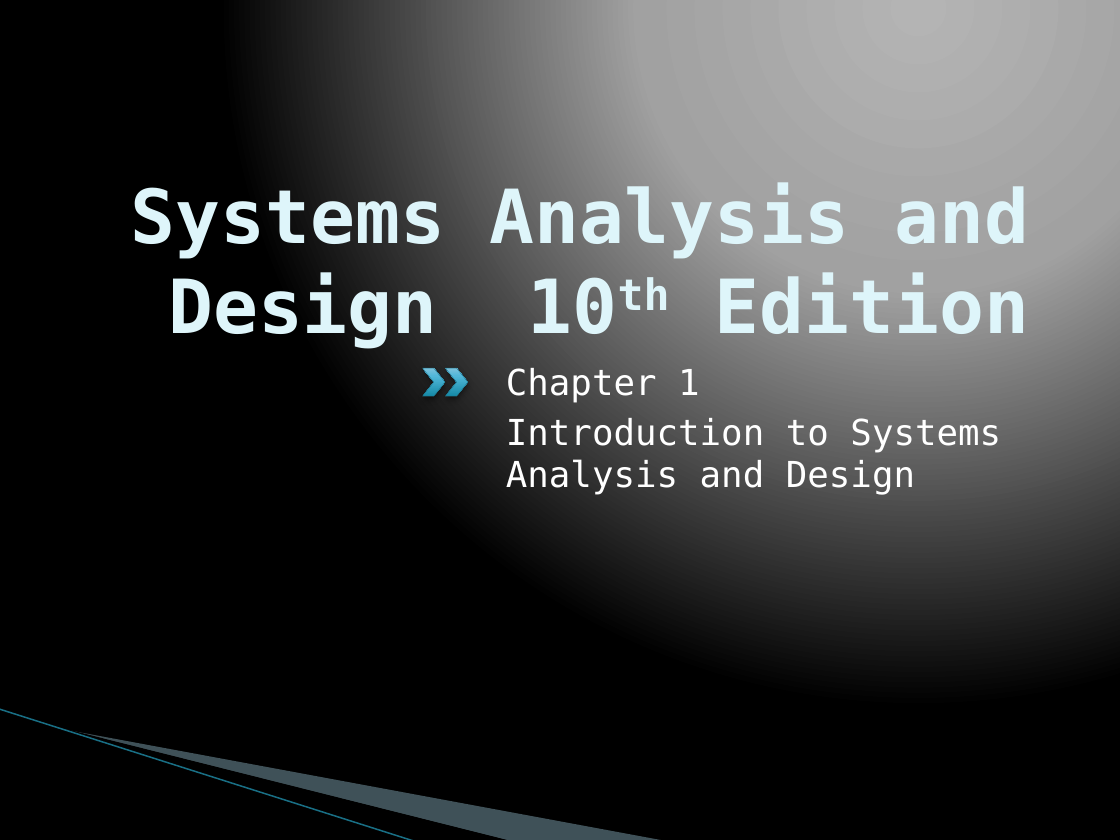
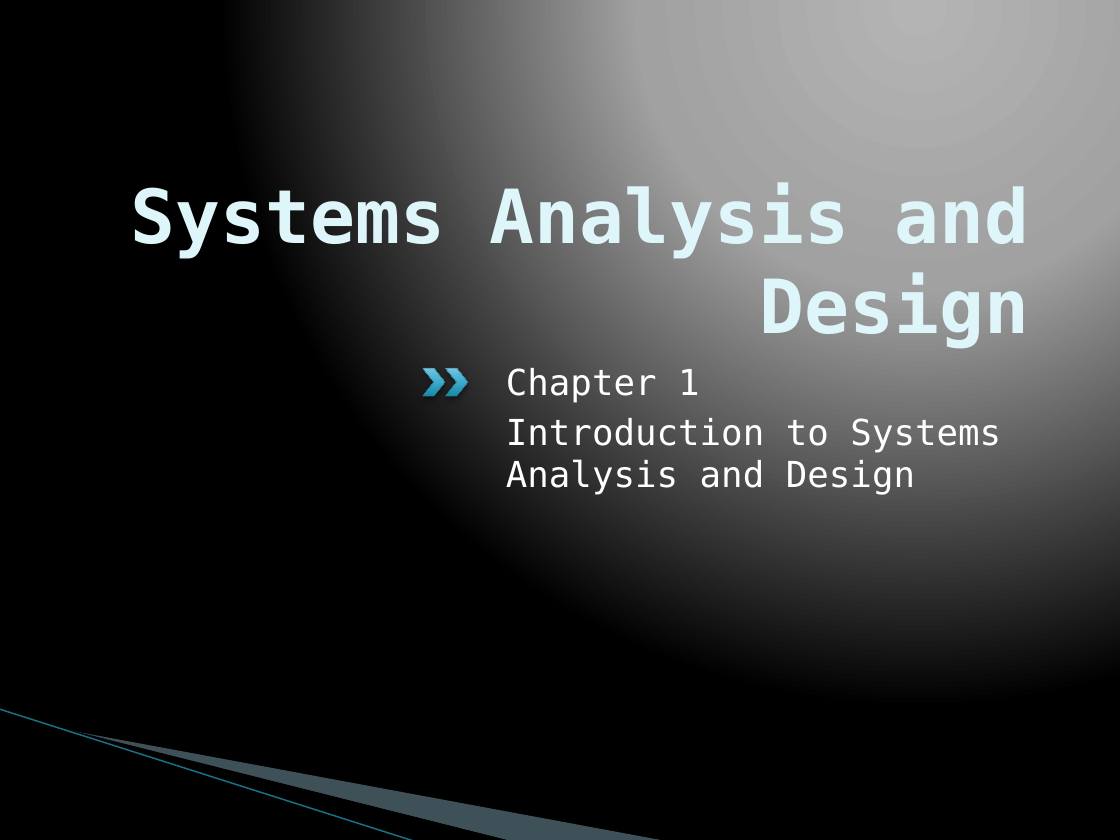
Before and after one commit to HarrisonSuffka/ITSE-1450, a slide deck: slide 1 of Power Points/Chapter 1.pptx. Drawn at 1120x840 pixels with LibreOffice and Linux fonts; fonts in the diff are those of the drawing; background and template pictures are left out. Boxes give left, top, right and bottom in pixels: in the first picture for what was removed or moved away, otherwise in the second. Text is boxed around its words. In the diff, an @@ line names an element or a change of style, - is before the commit and + after.

```diff
--- a/Power Points/Chapter 1.pptx
+++ b/Power Points/Chapter 1.pptx
@@ title at (130, 182, 1030, 348): text changed @@
-Systems Analysis and Design 10th Edition
+Systems Analysis and Design
```
Also in this commit, not shown: 3 other slides changed, 1 slide added, 5 other files.
